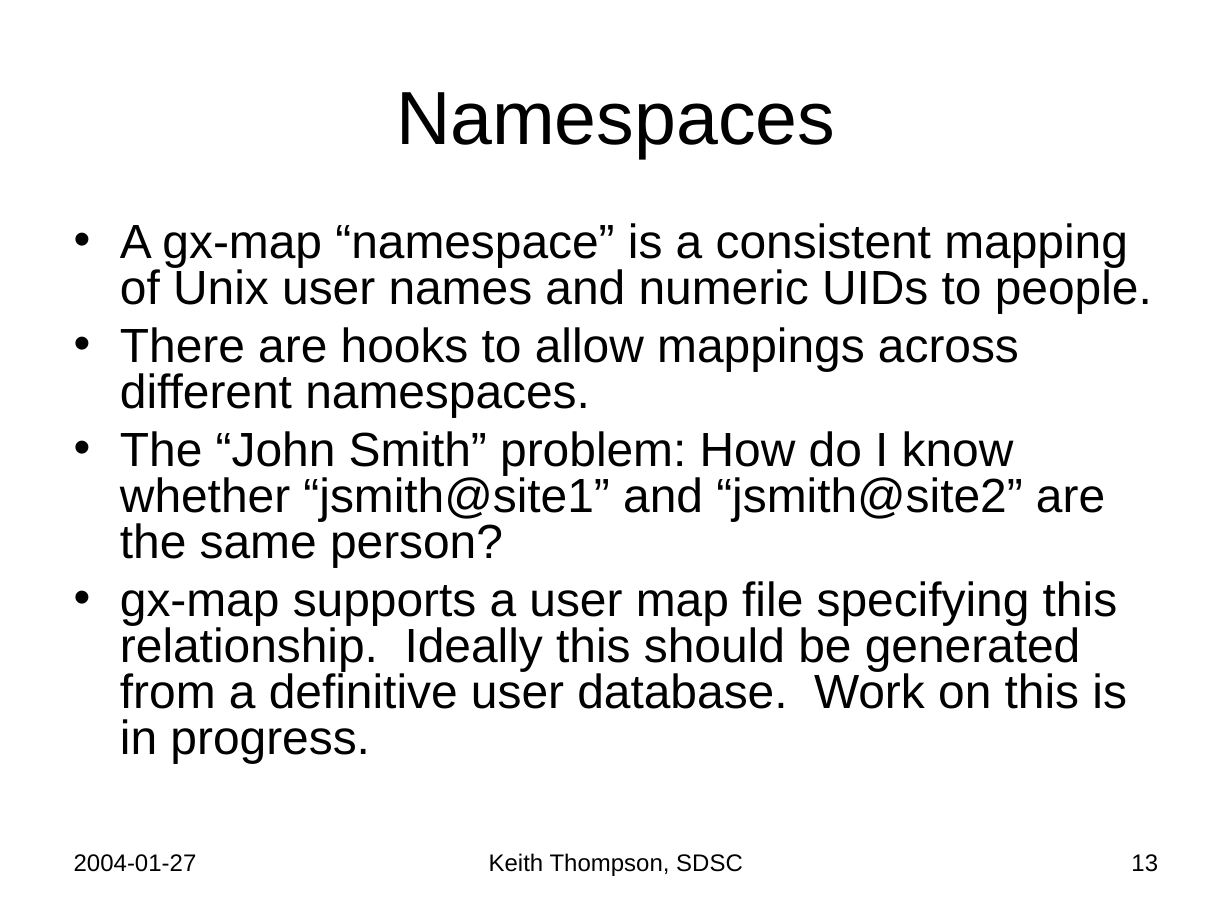
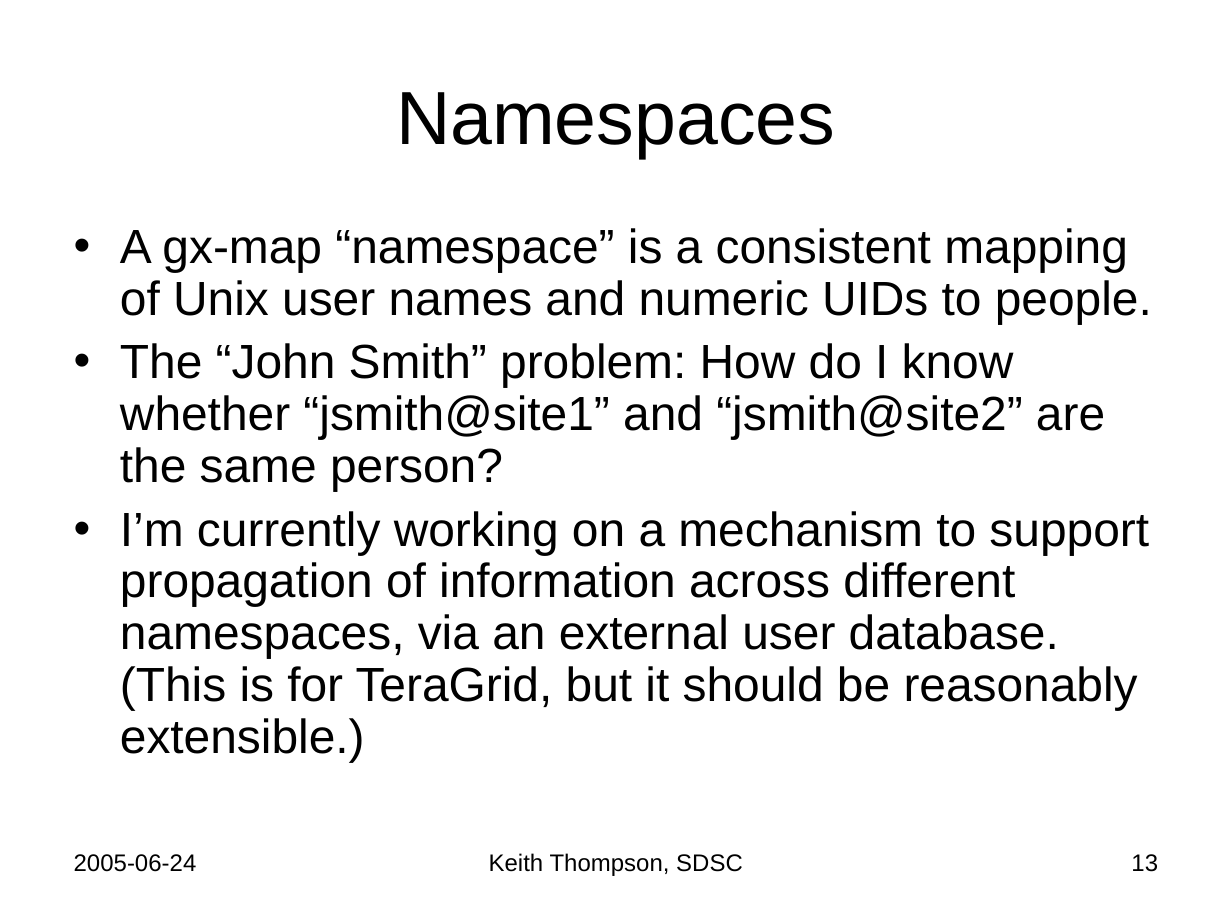
Before and after one commit to Keith-S-Thompson/gx-map, a slide deck: slide 13 of gx-map.ppt. Drawn at 1232x924 pixels with LibreOffice and Linux fonts; fonts in the diff are those of the drawing. Boxes give left, top, right and bottom in pixels: in the first picture for what was removed or moved away, otherwise in the second. Text is boxed around its words. In the diff, an @@ line names an element or a change of style, - is before the commit and + after.

```diff
--- a/gx-map.ppt
+++ b/gx-map.ppt
@@ text at <box>120,228,1152,491</box>: line spacing 0.8 to 0.9 @@
@@ text at <box>120,327,1019,417</box>: paragraph removed @@
-• There are hooks to allow mappings across different namespaces.
@@ text at <box>120,511,1149,762</box>: text changed @@
-• gx-map supports a user map file specifying this relationship. Ideally this should be generated from a definitive user database. Work on this is in progress.
+• I’m currently working on a mechanism to support propagation of information across different namespaces, via an external user database. (This is for TeraGrid, but it should be reasonably extensible.)
@@ text at <box>74,854,197,872</box>: text changed @@
-2004-01-27
+2005-06-24
```
Also in this commit, not shown: 24 other slides changed, 4 slides added, 7 slides removed.
